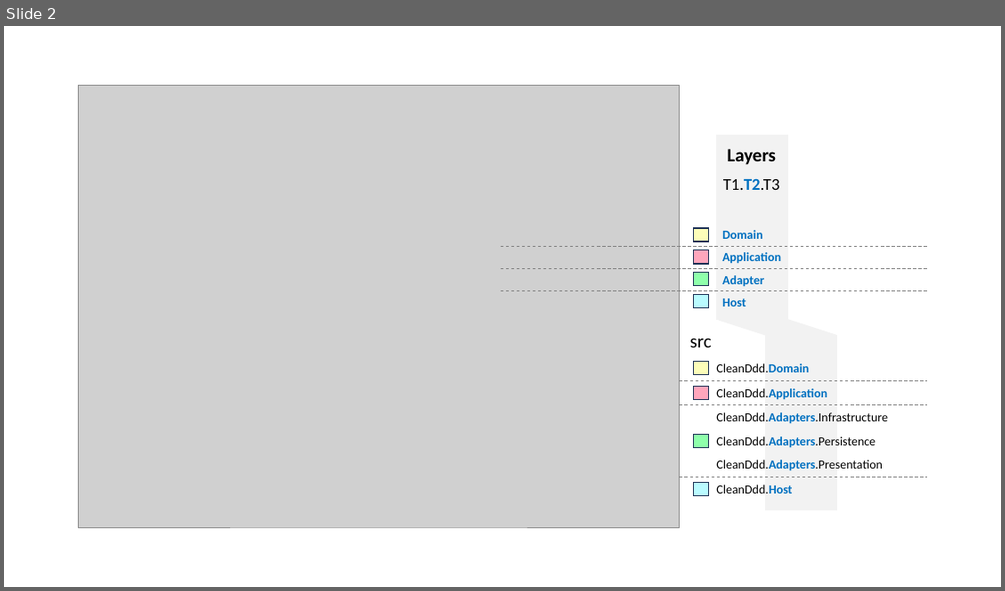
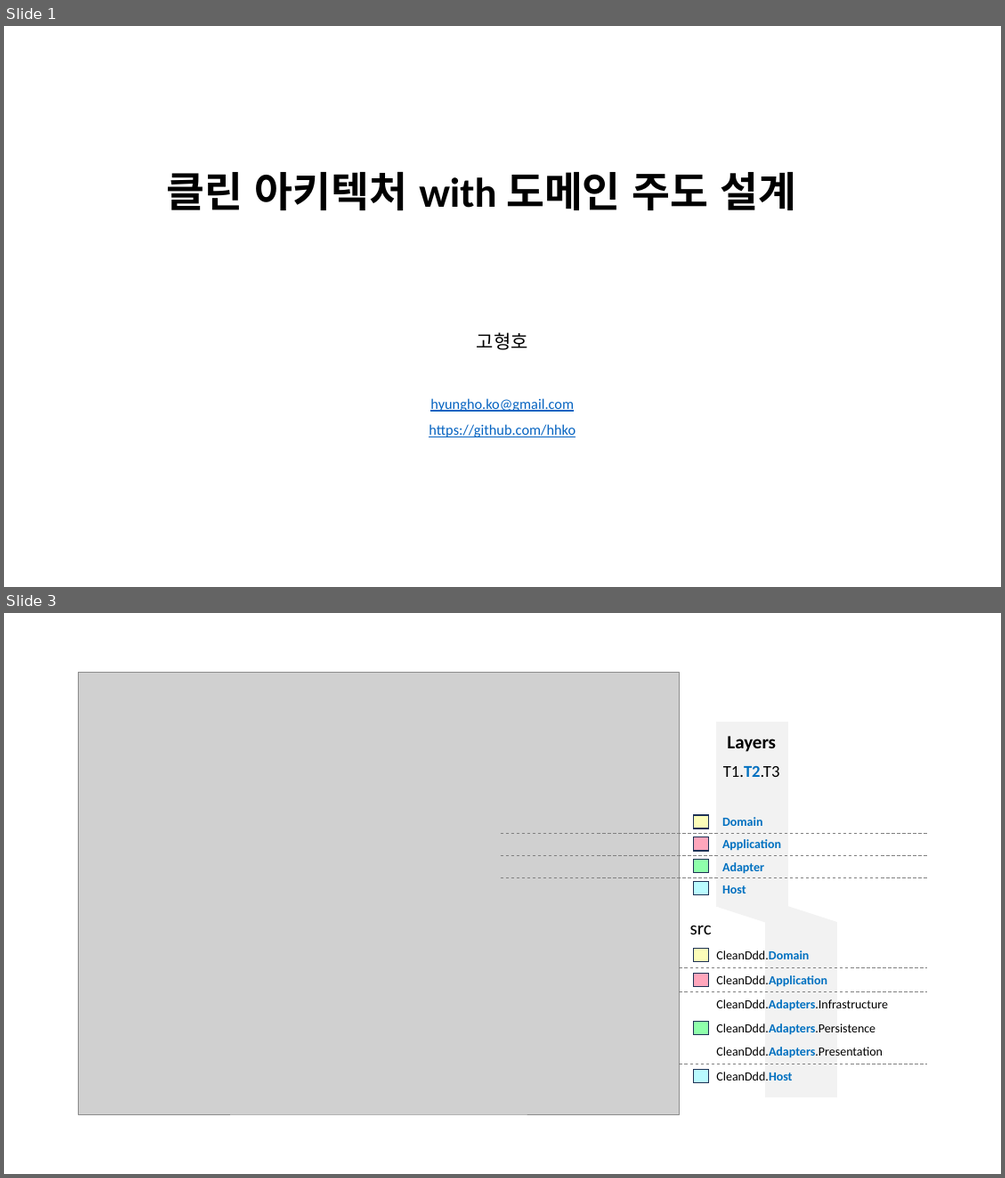
Before and after one commit to hhko/ArchDdd, a slide deck: README.pptx. Shown one above the other, each under a label of ours: slide 2 before the commit, slides 1 and 3 after it; the slides between them are not shown. The pictures are 1005x591 and 1005x1178 pixels, drawn with LibreOffice and Linux fonts; fonts in the diff are those of the drawing; grey boxes stand for pictures. Boxes give left, top, right and bottom in pixels: in the first picture for what was removed or moved away, otherwise in the second. Text is boxed around its words. In the diff, an @@ line names an element or a change of style, - is before the commit and + after.

Commit message:
아키텍처 역사 추가

```diff
--- a/README.pptx
+++ b/README.pptx
@@ slide 1 added at (4,26,1001,587), background #FFFFFF @@
@@ text added at (167,172,797,211), 40 pt, text #000000, bold @@
+클린 아키텍처 with 도메인 주도 설계
@@ text added at (429,332,575,437), 14 pt, text #0563C1, underline @@
+고형호
+hyungho.ko@gmail.com
+https://github.com/hhko
@@ what was slide 2 is now slide 3 @@
```
Also in this commit, not shown: 1 other slide added, 1 slide removed, 3 other files.
